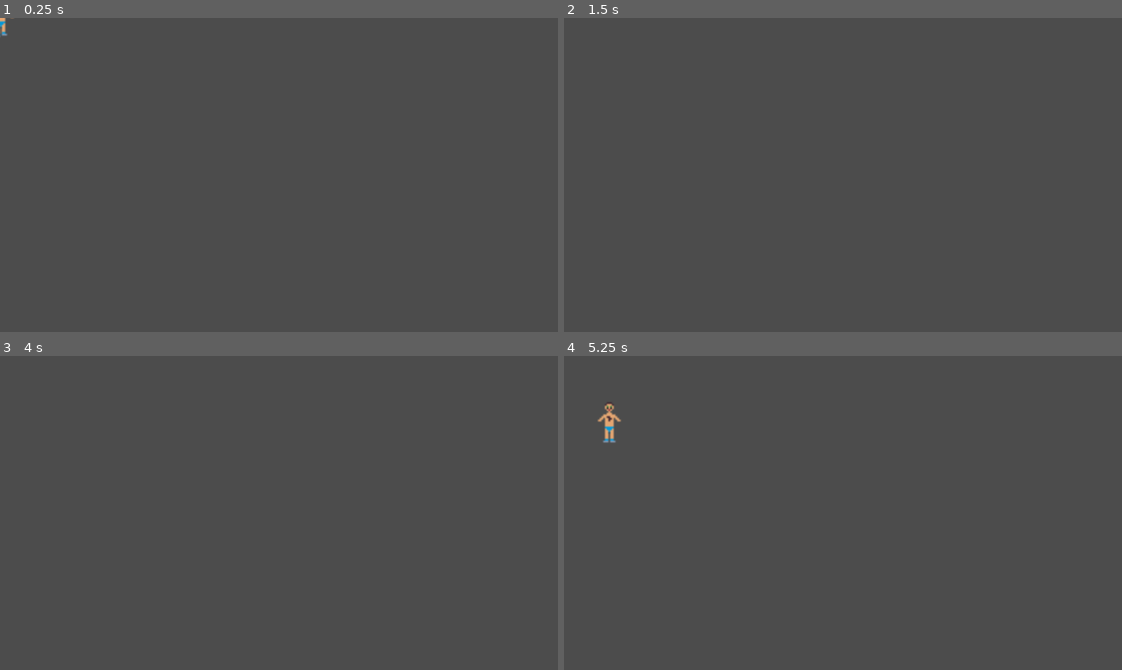
Above: before the commit, frames 1-4 (two rows, left to right).
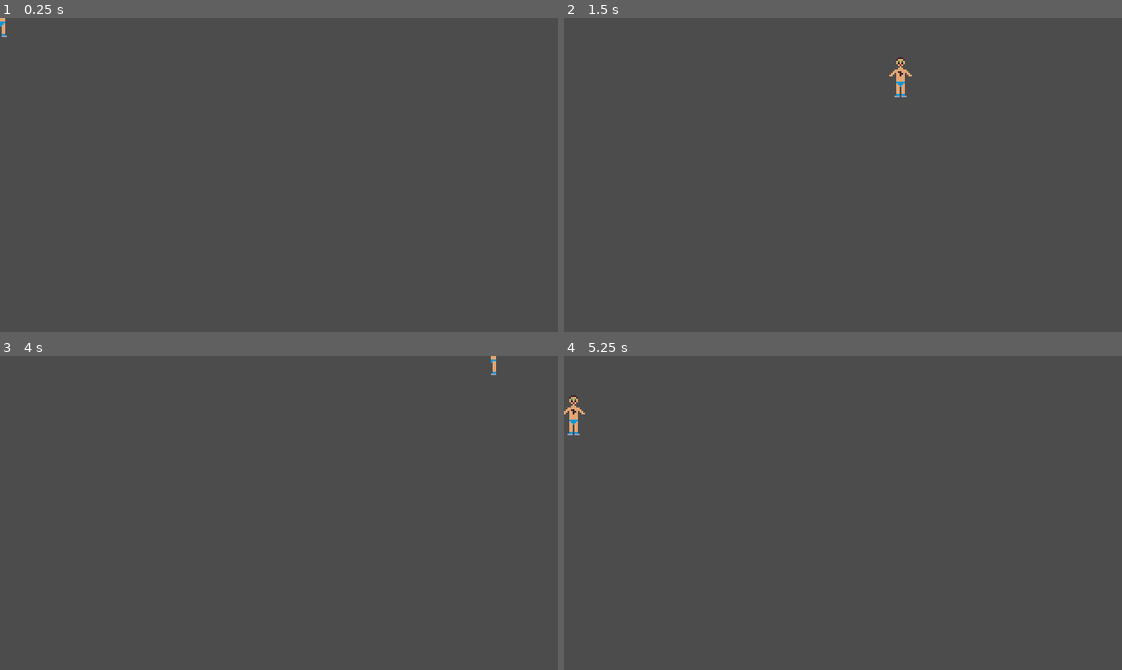
Above: after the commit, the same moments.

Repository: WhatevLD/ld41720
Game: Godot game, scene res://Root.tscn
The game is run twice, just before and just after one commit, with the same random seed, the same clock (stepped at 60 frames per second) and the same inputs.
Inputs:
- Up to frame 1 (0.25 s): no input
- Up to frame 2 (1.5 s): tap Enter at 0.5 s; hold Right (ui_right) 0.53-1.28 s; hold Down (ui_down) from 1.28 s (still down)
- Up to frame 3 (4 s): release Down (ui_down) at 2.03 s; hold Right (ui_right) 2.03-2.78 s; hold Up (ui_up) 2.78-3.53 s; tap Space at 3.5 s; hold Left (ui_left) from 3.53 s (still down)
- Up to frame 4 (5.25 s): release Left (ui_left) at 5.03 s; hold Down (ui_down) from 5.03 s (still down)

The runs differ from the first frame. In frame 1, less than 0.1% of the frame differs, in the area x 0-3%, y 0-7%; in frame 2, 0.2%; in frame 3, less than 0.1%; in frame 4, 0.5%, in the area x 0-11%, y 12-28%.

Commit message:
Move left down animation speed

Diff:
--- a/Entities/Player/Player.gd
+++ b/Entities/Player/Player.gd
@@ -1,11 +1,13 @@
 extends KinematicBody2D
 
-
+export(int, 1, 5) var fatLevel = 1
 export var speed = 500
 export var acceleration = 2500
 export var friction = 5000
+export var animationSpeed = 0
 
 var velocity: Vector2
+onready var animations = $Sprite
 
 func _physics_process(delta):
 	var direction: Vector2
@@ -18,3 +20,20 @@
 	else:
 		velocity = velocity.move_toward(Vector2.ZERO, friction * delta)
 	move_and_collide(velocity * delta)
+
+	var animation = get_animation_direction(direction)
+	animationSpeed = 2 + 13 * direction.length()
+	animations.frames.set_animation_speed(animation, animationSpeed)
+	animations.play(animation)
+
+
+func get_animation_direction(direction: Vector2):
+	var norm_direction = direction.normalized()
+	var animation = str(fatLevel) + "-down"
+	if norm_direction.y <= -0.707:
+		animation = str(fatLevel) + "-up"
+	elif norm_direction.x <= -0.707:
+		animation = str(fatLevel) +  "-left"
+	elif norm_direction.x >= 0.707:
+		animation = str(fatLevel) + "-right"
+	return animation
--- a/Entities/Player/Player.tscn
+++ b/Entities/Player/Player.tscn
@@ -1,10 +1,27 @@
-[gd_scene load_steps=9 format=2]
+[gd_scene load_steps=22 format=2]
 
 [ext_resource path="res://Entities/Player/Player.gd" type="Script" id=1]
 [ext_resource path="res://Art/Man/Blue Boy front1M.png" type="Texture" id=2]
+[ext_resource path="res://Art/Man/Blue Boy Left 1 M.png" type="Texture" id=3]
 
 [sub_resource type="CapsuleShape2D" id=1]
 radius = 3.9778
+
+[sub_resource type="AtlasTexture" id=15]
+atlas = ExtResource( 2 )
+region = Rect2( 0, 0, 32, 32 )
+
+[sub_resource type="AtlasTexture" id=16]
+atlas = ExtResource( 2 )
+region = Rect2( 32, 0, 32, 32 )
+
+[sub_resource type="AtlasTexture" id=17]
+atlas = ExtResource( 2 )
+region = Rect2( 64, 0, 32, 32 )
+
+[sub_resource type="AtlasTexture" id=18]
+atlas = ExtResource( 2 )
+region = Rect2( 96, 0, 32, 32 )
 
 [sub_resource type="AtlasTexture" id=2]
 atlas = ExtResource( 2 )
@@ -22,20 +39,69 @@
 atlas = ExtResource( 2 )
 region = Rect2( 96, 0, 32, 32 )
 
+[sub_resource type="AtlasTexture" id=19]
+atlas = ExtResource( 3 )
+region = Rect2( 0, 0, 32, 32 )
+
+[sub_resource type="AtlasTexture" id=20]
+atlas = ExtResource( 3 )
+region = Rect2( 32, 0, 32, 32 )
+
+[sub_resource type="AtlasTexture" id=21]
+atlas = ExtResource( 3 )
+region = Rect2( 64, 0, 32, 32 )
+
+[sub_resource type="AtlasTexture" id=22]
+atlas = ExtResource( 3 )
+region = Rect2( 96, 0, 32, 32 )
+
+[sub_resource type="AtlasTexture" id=7]
+atlas = ExtResource( 2 )
+region = Rect2( 0, 0, 32, 32 )
+
+[sub_resource type="AtlasTexture" id=8]
+atlas = ExtResource( 2 )
+region = Rect2( 32, 0, 32, 32 )
+
+[sub_resource type="AtlasTexture" id=9]
+atlas = ExtResource( 2 )
+region = Rect2( 64, 0, 32, 32 )
+
+[sub_resource type="AtlasTexture" id=10]
+atlas = ExtResource( 2 )
+region = Rect2( 96, 0, 32, 32 )
+
 [sub_resource type="SpriteFrames" id=6]
 animations = [ {
+"frames": [ SubResource( 15 ), SubResource( 16 ), SubResource( 17 ), SubResource( 18 ) ],
+"loop": true,
+"name": "1-up",
+"speed": 5.0
+}, {
 "frames": [ SubResource( 2 ), SubResource( 3 ), SubResource( 4 ), SubResource( 5 ) ],
 "loop": true,
-"name": "default",
+"name": "1-down",
+"speed": 15.0
+}, {
+"frames": [ SubResource( 19 ), SubResource( 20 ), SubResource( 21 ), SubResource( 22 ) ],
+"loop": true,
+"name": "1-left",
+"speed": 5.0
+}, {
+"frames": [ SubResource( 7 ), SubResource( 8 ), SubResource( 9 ), SubResource( 10 ) ],
+"loop": true,
+"name": "1-right",
 "speed": 5.0
 } ]
 
 [node name="Player" type="KinematicBody2D"]
 script = ExtResource( 1 )
+speed = 250
 
 [node name="CollisionShape2D" type="CollisionShape2D" parent="."]
 shape = SubResource( 1 )
 
-[node name="AnimatedSprite" type="AnimatedSprite" parent="."]
+[node name="Sprite" type="AnimatedSprite" parent="."]
 frames = SubResource( 6 )
+animation = "1-up"
 playing = true
Binary file added: Art/Man/Blue Boy Left 1 M.png
Not shown, added: Art/Man/Blue Boy Left 1 M.png.import
Not shown, added: Art/Man/Blue Boy front1M.png.import
